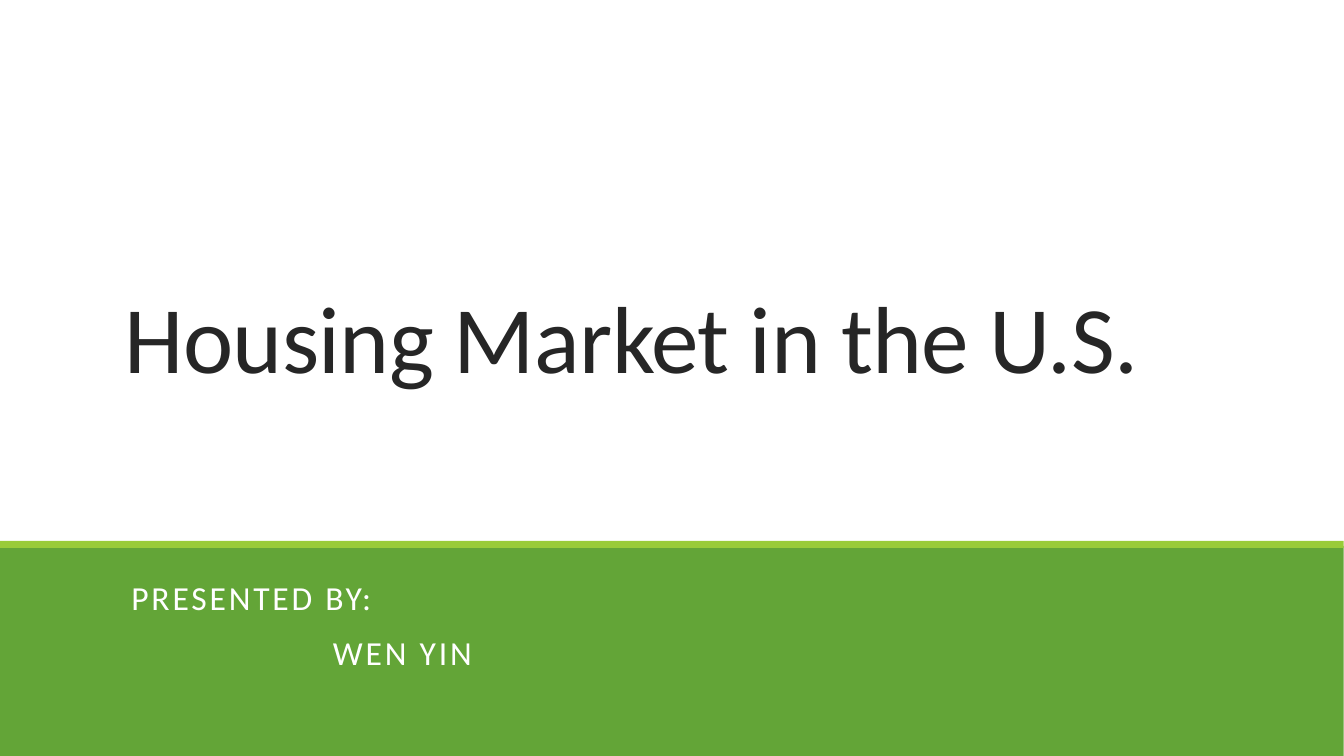
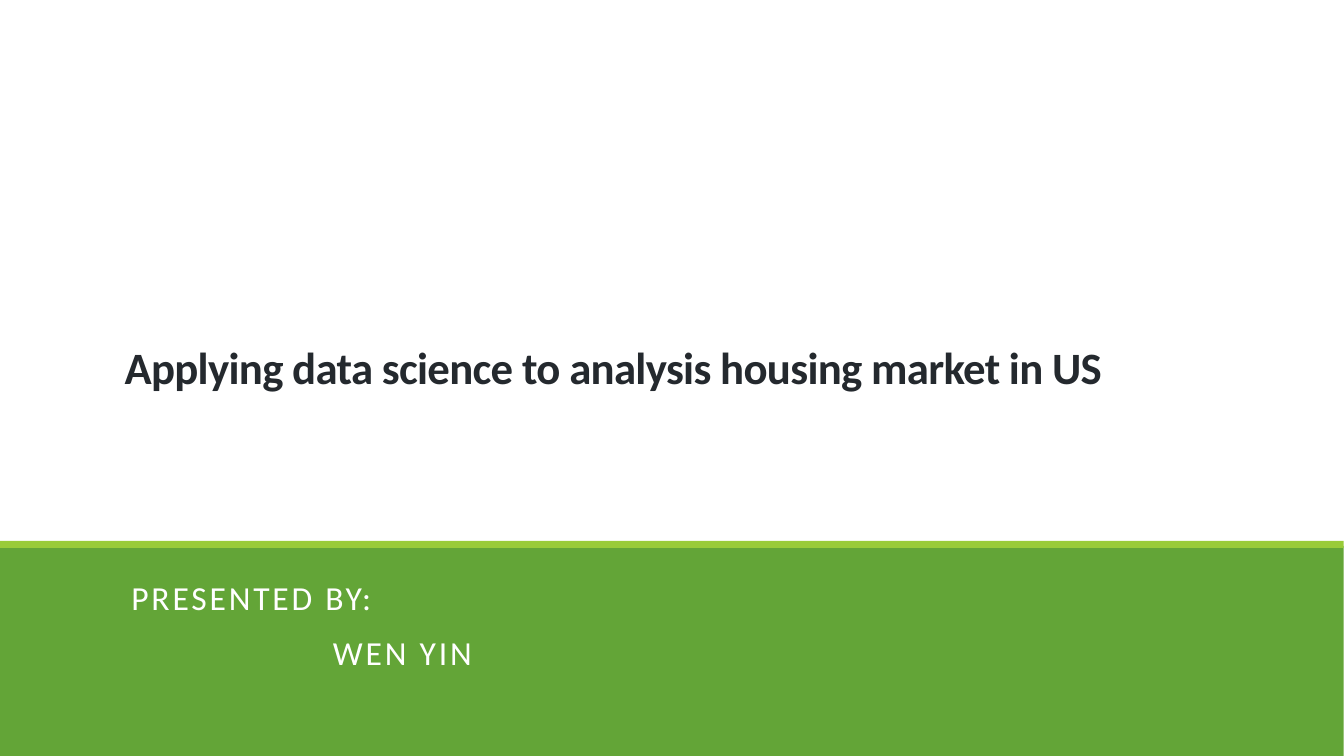
Before and after one commit to TZstatsADS/Fall2020-Project5-group3, a slide deck: slide 1 of doc/Group3_presentation.pptx. Drawn at 1344x756 pixels with LibreOffice and Linux fonts; fonts in the diff are those of the drawing. Boxes give left, top, right and bottom in pixels: in the first picture for what was removed or moved away, otherwise in the second. Text is boxed around its words. In the diff, an @@ line names an element or a change of style, - is before the commit and + after.

```diff
--- a/doc/Group3_presentation.pptx
+++ b/doc/Group3_presentation.pptx
@@ title at (125, 352, 1102, 392): text changed; size 68 to 32 pt; text colour #262626 to #24292E; bold on @@
-Housing Market in the U.S.
+Applying data science to analysis housing market in US
```
Also in this commit, not shown: 2 other files.
